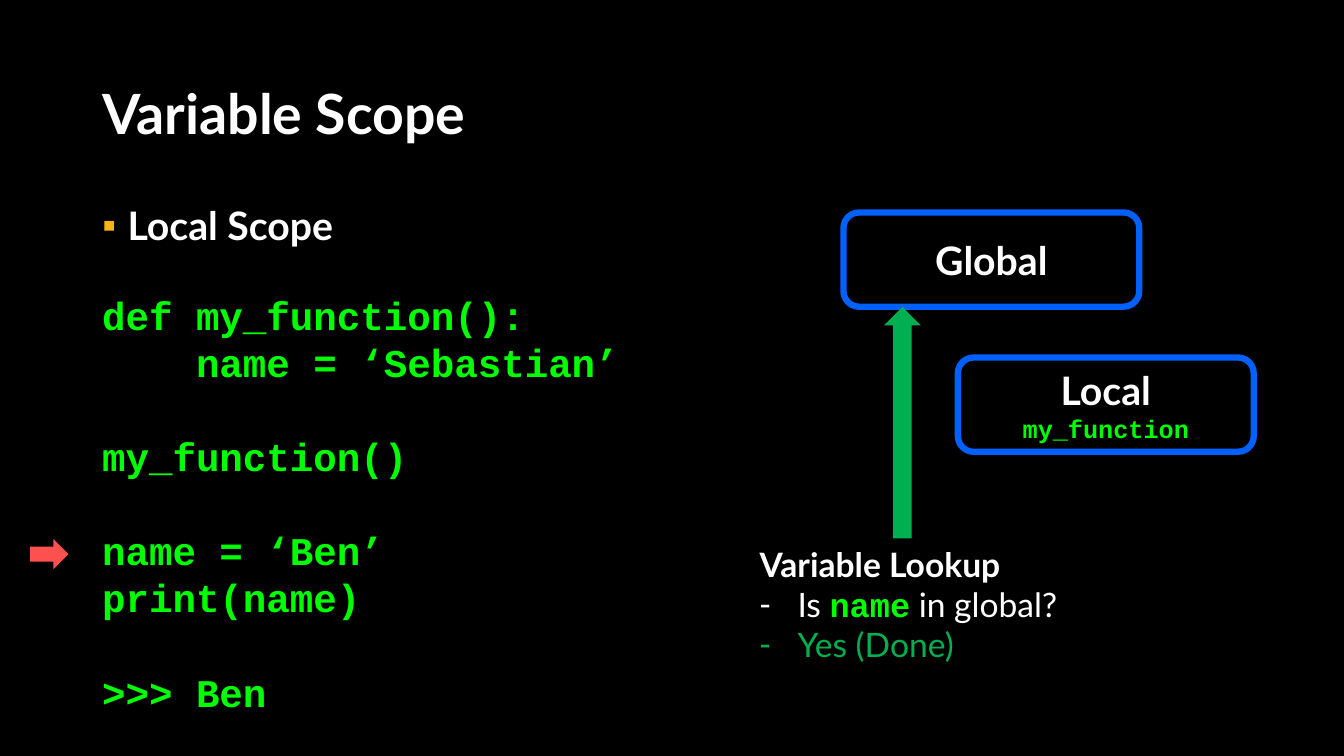
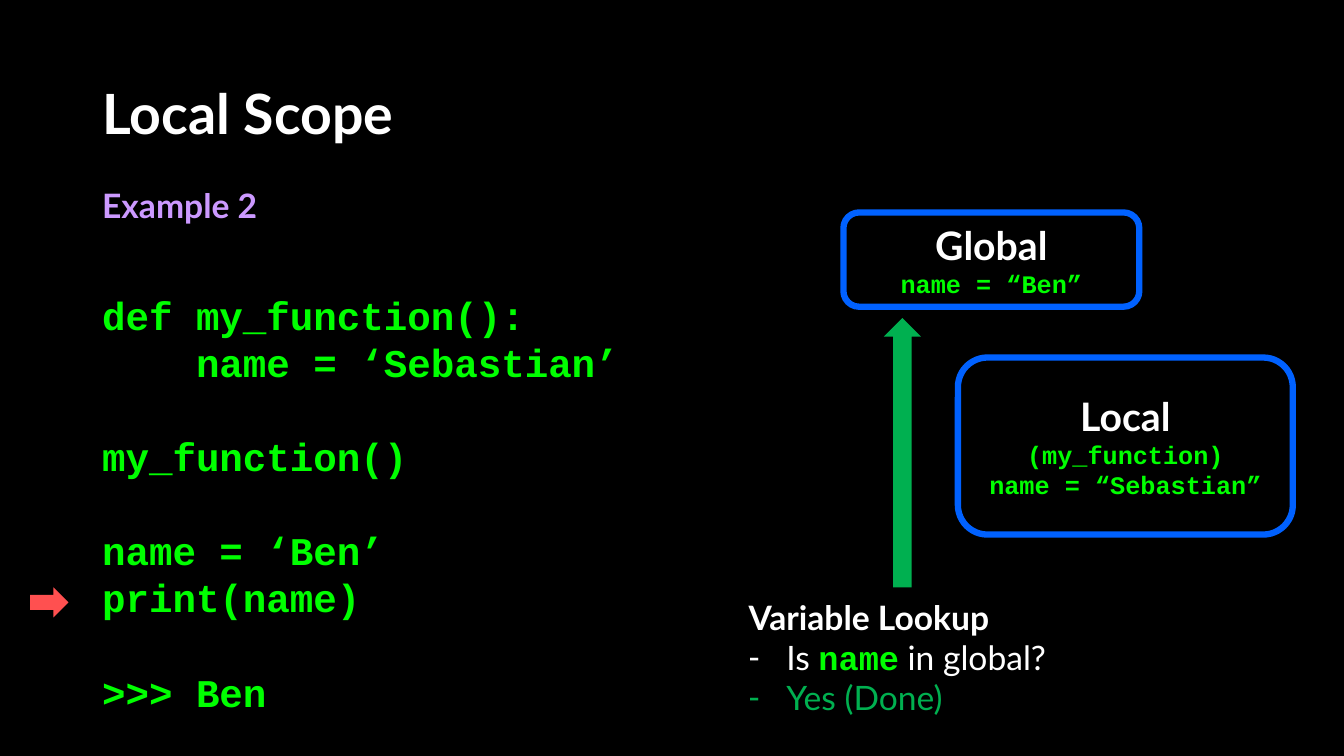
Before and after one commit to APS106/APS106-winter-2024-kinsella-goodfellow, a slide deck: slide 38 of lectures/week2/lecture2/slides/week2_lecture2.pptx (slide 16 before the commit). Drawn at 1344x756 pixels with LibreOffice and Linux fonts; fonts in the diff are those of the drawing; background and template pictures are left out. Boxes give left, top, right and bottom in pixels: in the first picture for what was removed or moved away, otherwise in the second. Text is boxed around its words. In the diff, an @@ line names an element or a change of style, - is before the commit and + after.

```diff
--- a/lectures/week2/lecture2/slides/week2_lecture2.pptx
+++ b/lectures/week2/lecture2/slides/week2_lecture2.pptx
@@ title at [102, 92, 393, 144]: text changed @@
-Variable Scope
+Local Scope
@@ text added at [102, 193, 257, 224], 24 pt, text #CC99FF, bold @@
+Example 2
@@ text removed at [128, 211, 333, 247] @@
-▪ Local Scope
@@ text in rounded rectangle at [901, 274, 1082, 294]: paragraph added @@
+name = “Ben”
@@ right arrow: place and size @@
-right arrow at [884, 307, 921, 539]
+right arrow at [884, 319, 922, 588]
@@ rounded rectangle "Local": place and size @@
-rounded rectangle "Local" at [958, 358, 1254, 453]
+rounded rectangle "Local" at [958, 358, 1293, 535]
@@ text in rounded rectangle at [989, 446, 1261, 495]: text changed @@
-my_function
+(my_function)
+name = “Sebastian”
@@ right arrow: place and size @@
-right arrow at [30, 539, 69, 570]
+right arrow at [30, 588, 69, 618]
@@ text "Variable Lookup": place and size @@
-text "Variable Lookup" at [760, 552, 1057, 662]
+text "Variable Lookup" at [749, 605, 1046, 715]
```
Also in this commit, not shown: 30 other slides changed, 13 slides added, 1 slide removed, 6 other files.
